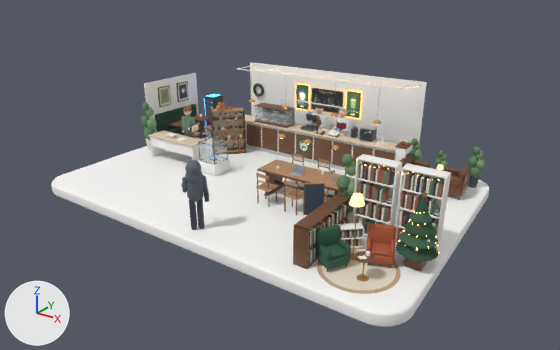
An edit to the Blender file blender/quiet-page.blend, drawn before and after from the same camera.
Camera for both pictures: the file's camera 'Cam_Overview'. Every picture has the same lights, and +X, +Y and +Z are marked at lower left. The first picture is the older version.

The first picture shows 'BackWall', 'Banquette_Mesh', 'CommunalTable_Mesh', 'Counter_Mesh', 'HolidayTree_Mesh', 'InkwellCourier_Mesh', 'MerchShelf_Mesh', 'Plants_Mesh', 'Platform', 'ReadingDivider_Mesh', 'ReadingNook_Mesh', 'Shelves_Mesh' and 23 more.
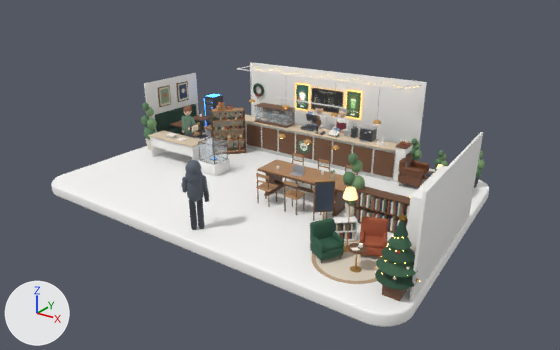
ob_readingnook is not drawn itself; it is the parent of ob_readingnook_mesh.
ob_readingdivider is not drawn itself; it is the parent of ob_readingdivider_mesh.
ob_bookoftheday is not drawn itself; it is the parent of ob_bookoftheday_mesh, ob_bookoftheday_face.
ob_holidaytree is not drawn itself; it is the parent of ob_holidaytree_mesh.

Where the newer file only moved an object's origin or applied its transform, the numbers keep the older frame.

What differs and where, as boxes [x1, y1, x2, y2] in the pictures (560 x 350 px; the box of a moved part takes in the faces that stretch with it):
'ReadingNook_Mesh', moved: before [315, 193, 401, 294]; after [310, 187, 388, 284]
'Shelves_Mesh', reshaped, moved, turned: before [352, 154, 451, 253]; after [407, 165, 447, 261]
'RightWall', added: after [410, 132, 483, 301]
'ReadingDivider_Mesh', moved, turned: before [293, 194, 349, 269]; after [354, 186, 410, 233]
'HolidayTree_Mesh', moved: before [396, 190, 439, 272]; after [375, 214, 420, 301]
'Plants_Mesh', reshaped: before [141, 102, 485, 223]; after [141, 102, 485, 217]
'BookOfTheDay_Face', moved: before [305, 185, 323, 214]; after [315, 183, 334, 211]
'BookOfTheDay_Mesh', moved: before [303, 182, 325, 215]; after [314, 180, 335, 220]
part 1 of me_shelves_mesh, moved or reshaped (not visible afterwards): before [396, 228, 402, 244]
part 2 of me_shelves_mesh, moved or reshaped (not visible afterwards): before [399, 210, 404, 226]
part 3 of me_shelves_mesh, moved or reshaped (mostly hidden afterwards): before [397, 163, 451, 237]; after [427, 165, 447, 181]
part 4 of me_shelves_mesh, moved or reshaped (not visible afterwards): before [395, 169, 407, 244]
part 5 of me_shelves_mesh, moved or reshaped (not visible afterwards): before [395, 172, 451, 253]
part 6 of me_plants_mesh, moved or reshaped: before [336, 154, 356, 223]; after [343, 153, 365, 217]

Edits to the bpy script that builds the scene:
```text
Change me_shelves_mesh:
    used by ob_shelves_mesh; parent = ob_shelves; location = (3.478, -1.24, 0.223)
    remove me_shelves_mesh.from_pydata(...)  # 4328 vertices, 4582 faces; spans x -0.08..1.86, y -0.15..0.19, z -0.22..1.64
    add me_shelves_mesh.from_pydata(...)  # 4328 vertices, 4582 faces; spans x -1.0..0.84, y -0.15..0.19, z -0.22..1.64
    me_shelves_mesh part 1: the loose piece of 24 vertices spanning x 1.0..1.05, y -0.13..0.13, z -0.14..0.19 is moved by (-1.94, 0.0, 0.0)
    me_shelves_mesh part 2: the loose piece of 24 vertices spanning x 1.0..1.06, y -0.12..0.12, z 0.3..0.64 is moved by (-1.94, 0.0, 0.0)
    me_shelves_mesh part 3: 1508 of the vertices in x 0.94..1.86, y -0.15..0.19, z 0.26..1.64 are moved by (-1.94, 0.0, 0.0)
    me_shelves_mesh part 4: 70 of the vertices in x 0.94..0.99, y -0.15..0.19, z -0.22..-0.14 are moved by (-1.94, 0.0, 0.0)
    me_shelves_mesh part 5: 70 of the vertices in x 1.82..1.86, y -0.15..0.19, z -0.22..-0.14 are moved by (-1.94, 0.0, 0.0)
    other edits to the shape of me_shelves_mesh do not show in these pictures
Change me_plants_mesh:
    used by ob_plants_mesh; parent = ob_plants; location = (-3.45, 3.2, 0.31)
    remove me_plants_mesh.from_pydata(...)  # 3432 vertices, 3600 faces; spans x -1.84..8.73, y -4.62..0.16, z -0.31..1.54
    add me_plants_mesh.from_pydata(...)  # 3432 vertices, 3600 faces; spans x -1.84..8.73, y -4.11..0.16, z -0.31..1.39
    me_plants_mesh part 6: 540 vertices moved from x 6.35..6.88, y -4.62..-4.18, z -0.31..1.54 to x 6.26..6.77, y -4.11..-3.69, z -0.31..1.39; 32 vertices removed from x 6.45..6.77, y -4.52..-4.29, z 0.51..1.01; 32 vertices added at x 6.35..6.67, y -4.01..-3.8, z 0.44..0.92
Add me_rightwall:
    me_rightwall.from_pydata(...)  # 56 vertices, 54 faces; spans x -0.03..0.03, y -2.03..2.03, z -1.1..1.1
    me_rightwall.polygons.foreach_set('use_smooth', [True] * 54)
    me_rightwall.materials.append(mat_m_white)  # white #f4f3f0
Change ob_shelves_mesh:
    ob_shelves_mesh.location: (3.478, -1.24, 0.223) -> (5.2, -1.768, 0.223)
    ob_shelves_mesh.rotation_euler: (0.0, 0.0, 0.0) -> (0.0, 0.0, -1.571)  # degrees (0, 0, 0) -> degrees (0, 0, -90)
Change ob_readingnook:
    ob_readingnook.location: (4.1, -2.55, 0.0) -> (3.85, -2.35, 0.0)
Change ob_readingdivider:
    ob_readingdivider.rotation_euler: (0.0, 0.0, 1.571) -> (0.0, 0.0, 0.0)  # degrees (0, 0, 90) -> degrees (0, 0, 0)
    ob_readingdivider.location: (3.15, -2.35, 0.0) -> (4.1, -0.7, 0.0)
Change ob_bookoftheday:
    ob_bookoftheday.location: (2.72, -2.0, 0.0) -> (2.85, -1.75, 0.0)
Change ob_holidaytree:
    ob_holidaytree.location: (5.08, -1.85, 0.0) -> (5.08, -3.0, 0.0)
Add ob_rightwall:
    ob_rightwall = bpy.data.objects.new('RightWall', me_rightwall)
    ob_rightwall.location = (5.42, -1.02, 1.1)
```
